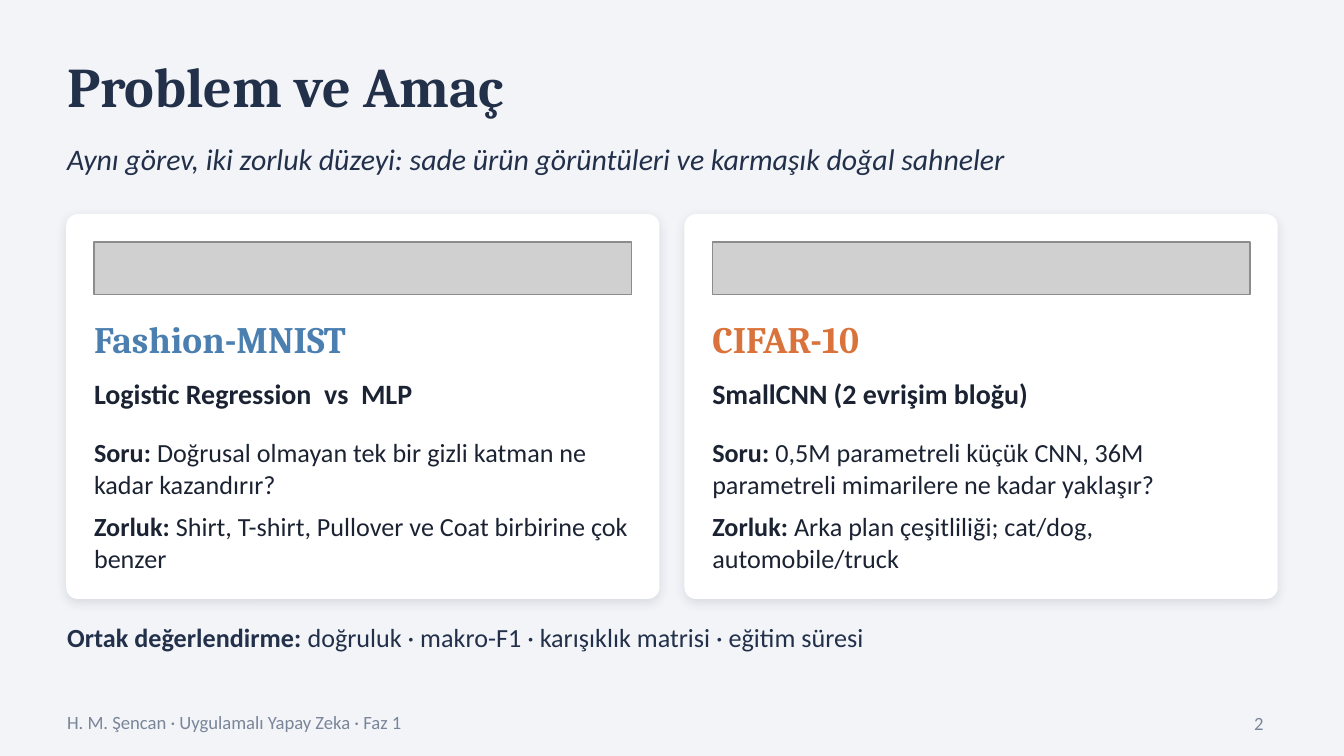
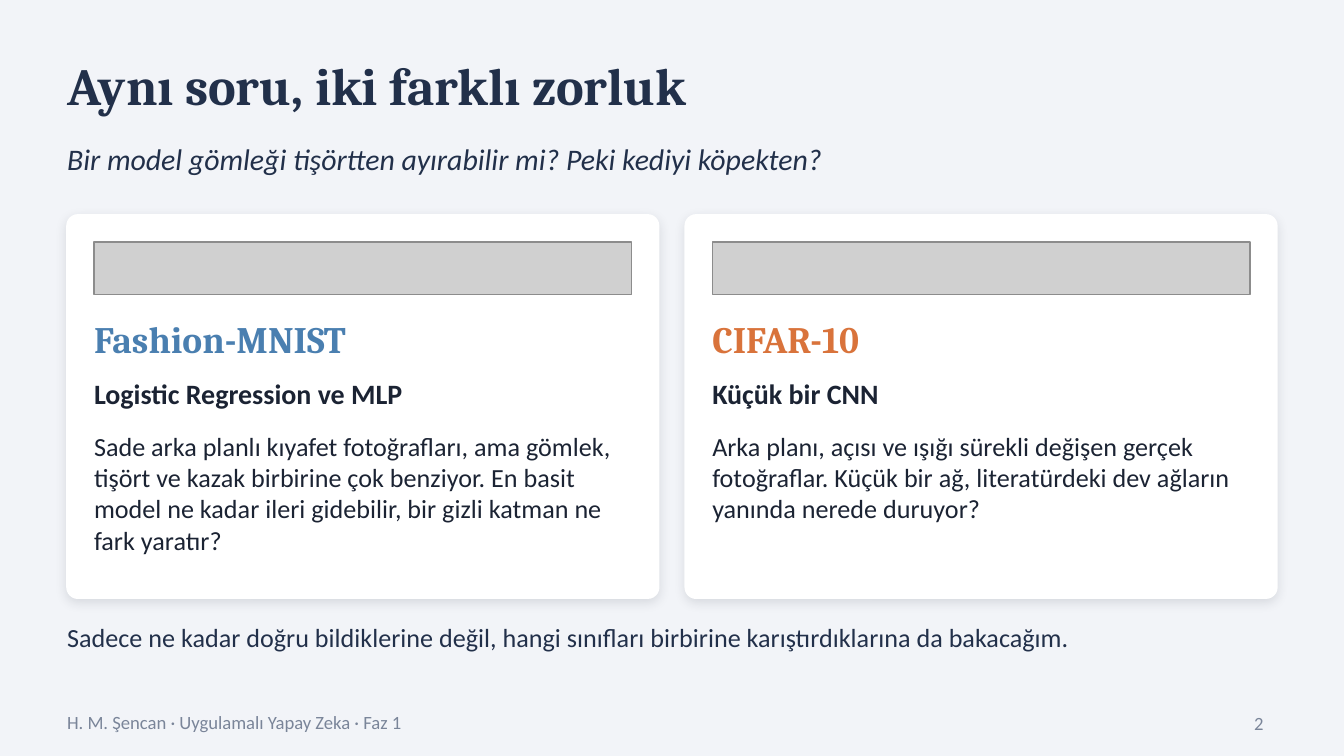
Before and after one commit to shencan03/uyz-odev, a slide deck: slide 2 of docs/Faz1_Sunum.pptx. Drawn at 1344x756 pixels with LibreOffice and Linux fonts; fonts in the diff are those of the drawing; grey boxes stand for pictures. Boxes give left, top, right and bottom in pixels: in the first picture for what was removed or moved away, otherwise in the second. Text is boxed around its words. In the diff, an @@ line names an element or a change of style, - is before the commit and + after.

```diff
--- a/docs/Faz1_Sunum.pptx
+++ b/docs/Faz1_Sunum.pptx
@@ title at (67,68,686,117): text changed; size 30 to 28 pt @@
-Problem ve Amaç
+Aynı soru, iki farklı zorluk
@@ text at (67,149,822,175): text changed @@
-Aynı görev, iki zorluk düzeyi: sade ürün görüntüleri ve karmaşık doğal sahneler
+Bir model gömleği tişörtten ayırabilir mi? Peki kediyi köpekten?
@@ text at (94,384,402,409): text changed @@
-Logistic Regression vs MLP
+Logistic Regression ve MLP
@@ text at (712,384,879,409): text changed @@
-SmallCNN (2 evrişim bloğu)
+Küçük bir CNN
@@ text at (94,438,610,555): text changed @@
-Soru: Doğrusal olmayan tek bir gizli katman ne kadar kazandırır?
-Zorluk: Shirt, T-shirt, Pullover ve Coat birbirine çok benzer
+Sade arka planlı kıyafet fotoğrafları, ama gömlek, tişört ve kazak birbirine çok benziyor. En basit model ne kadar ileri gidebilir, bir gizli katman ne fark yaratır?
@@ text at (712,438,1229,523): text changed @@
-Soru: 0,5M parametreli küçük CNN, 36M parametreli mimarilere ne kadar yaklaşır?
-Zorluk: Arka plan çeşitliliği; cat/dog, automobile/truck
+Arka planı, açısı ve ışığı sürekli değişen gerçek fotoğraflar. Küçük bir ağ, literatürdeki dev ağların yanında nerede duruyor?
@@ text at (67,629,1068,652): text changed @@
-Ortak değerlendirme: doğruluk · makro-F1 · karışıklık matrisi · eğitim süresi
+Sadece ne kadar doğru bildiklerine değil, hangi sınıfları birbirine karıştırdıklarına da bakacağım.
```
Also in this commit, not shown: 5 other slides changed, 2 slides added, 2 slides removed, 1 other file.
